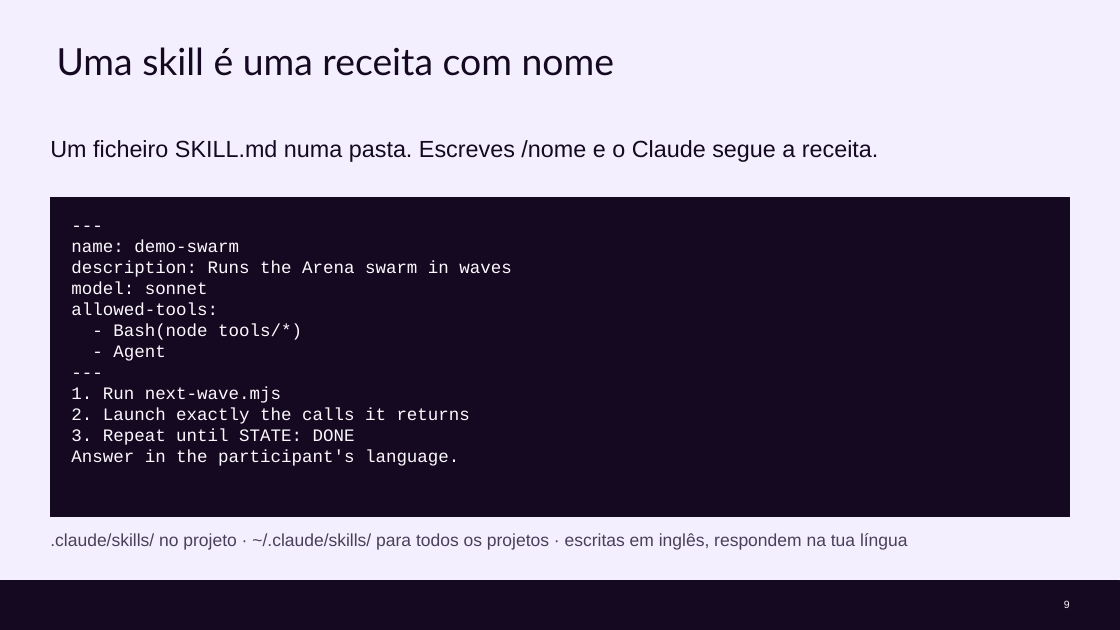
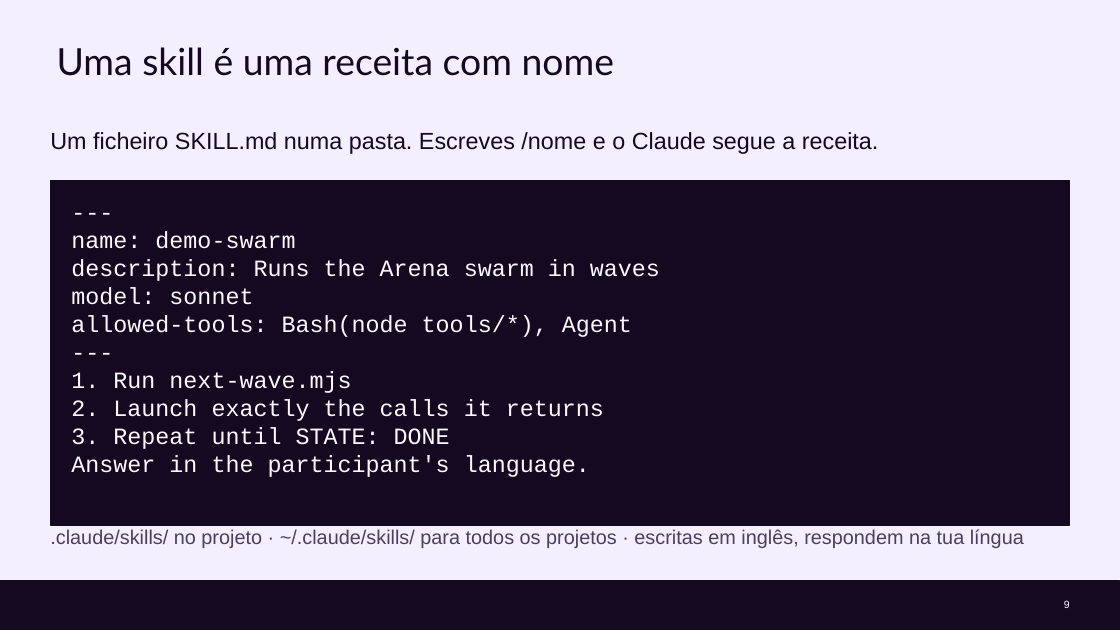
Before and after one commit to cx-guilherme-pinto/workshop-claude, a slide deck: slide 9 of slides/workshop.pptx. Drawn at 1120x630 pixels with LibreOffice and Linux fonts; fonts in the diff are those of the drawing; background and template pictures are left out. Boxes give left, top, right and bottom in pixels: in the first picture for what was removed or moved away, otherwise in the second. Text is boxed around its words. In the diff, an @@ line names an element or a change of style, - is before the commit and + after.

```diff
--- a/slides/workshop.pptx
+++ b/slides/workshop.pptx
@@ text "Um ficheiro SKILL.md numa pasta. ...": place and size @@
-text "Um ficheiro SKILL.md numa pasta. ..." at (50, 140, 879, 162)
+text "Um ficheiro SKILL.md numa pasta. ..." at (50, 132, 879, 154)
@@ rectangle: place and size @@
-rectangle at (50, 197, 1070, 517)
+rectangle at (50, 181, 1070, 525)
@@ text "---": place and size @@
-text "---" at (71, 240, 511, 466)
+text "---" at (71, 231, 660, 477)
@@ text at (71, 231, 660, 477): size 15 to 20 pt in "---", "name: demo-swarm", "description: Runs the Arena swarm in waves", "model: sonnet" and 5 more places @@
@@ text at (71, 315, 632, 337): text changed; size 15 to 20 pt @@
-allowed-tools:
-- Bash(node tools/*)
-- Agent
+allowed-tools: Bash(node tools/*), Agent
@@ text ".claude/skills/ no projeto · ~/.claude/skills/ ..." at (50, 529, 1024, 548): size 15 to 17 pt @@
```
Also in this commit, not shown: 29 other slides changed, 4 slides added, 7 slides removed, 11 other files.
